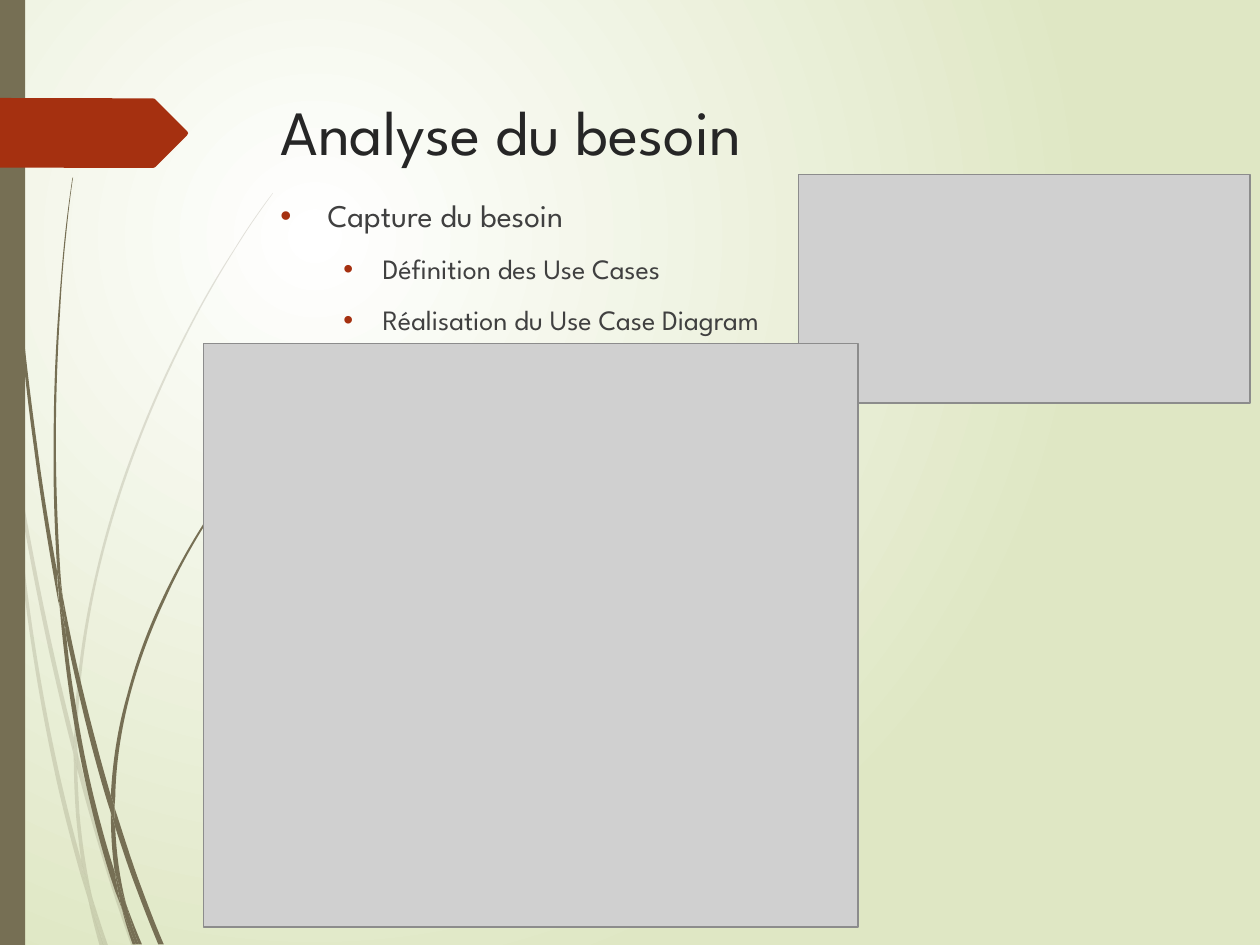
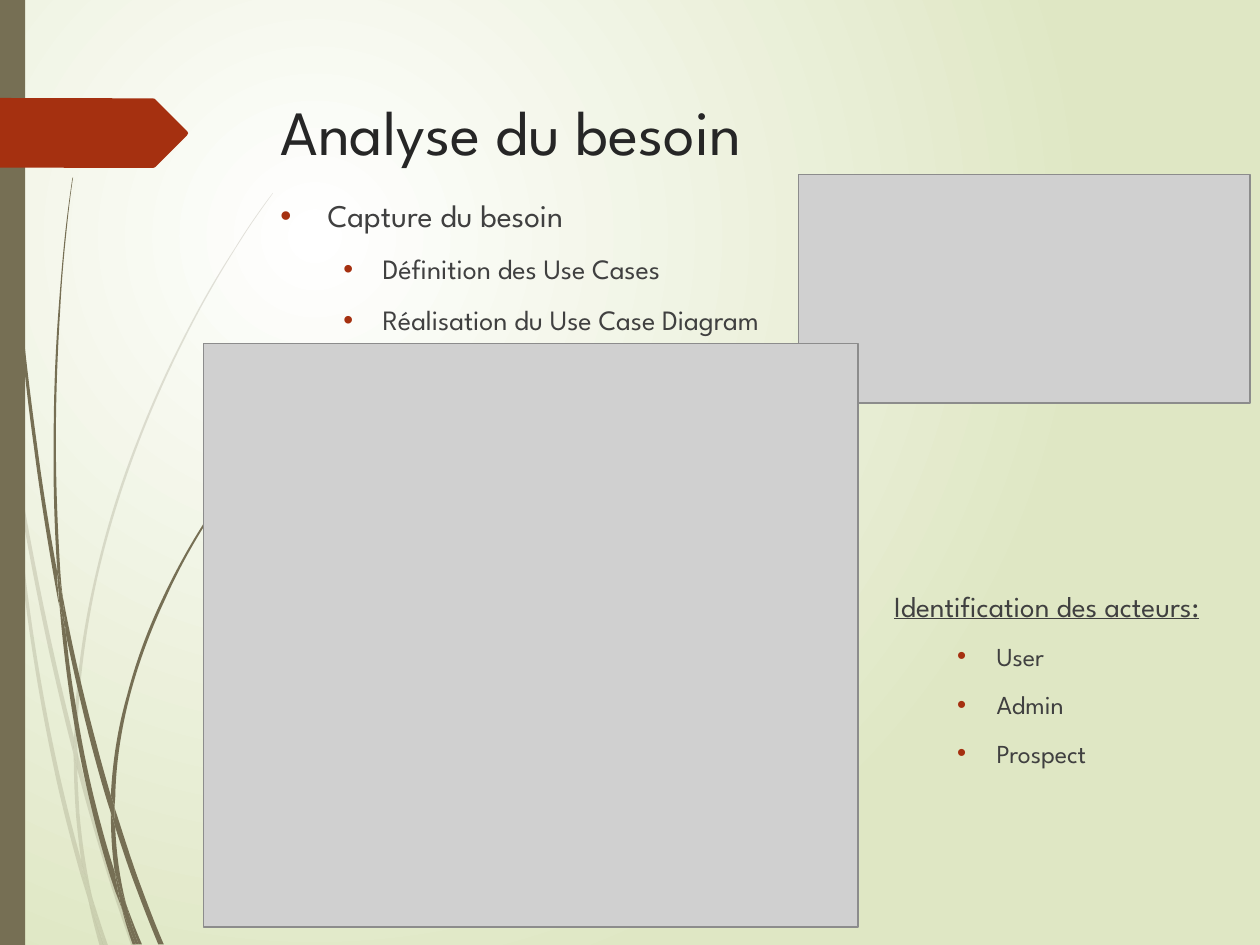
Before and after one commit to LudoRoot/WeBet_JBL, a slide deck: slide 5 of Présentation/Présentation WeBet_JBL.pptx. Drawn at 1260x945 pixels with LibreOffice and Linux fonts; fonts in the diff are those of the drawing; grey boxes stand for pictures. Boxes give left, top, right and bottom in pixels: in the first picture for what was removed or moved away, otherwise in the second. Text is boxed around its words. In the diff, an @@ line names an element or a change of style, - is before the commit and + after.

```diff
--- a/Présentation/Présentation WeBet_JBL.pptx
+++ b/Présentation/Présentation WeBet_JBL.pptx
@@ text added at box(894, 596, 1200, 769), 16.6 pt, text #404040, underline @@
+Identification des acteurs:
+  • User
+  • Admin
+  • Prospect
```
Also in this commit, not shown: 10 other slides changed, 4 slides added, 1 slide removed, 5 other files.
